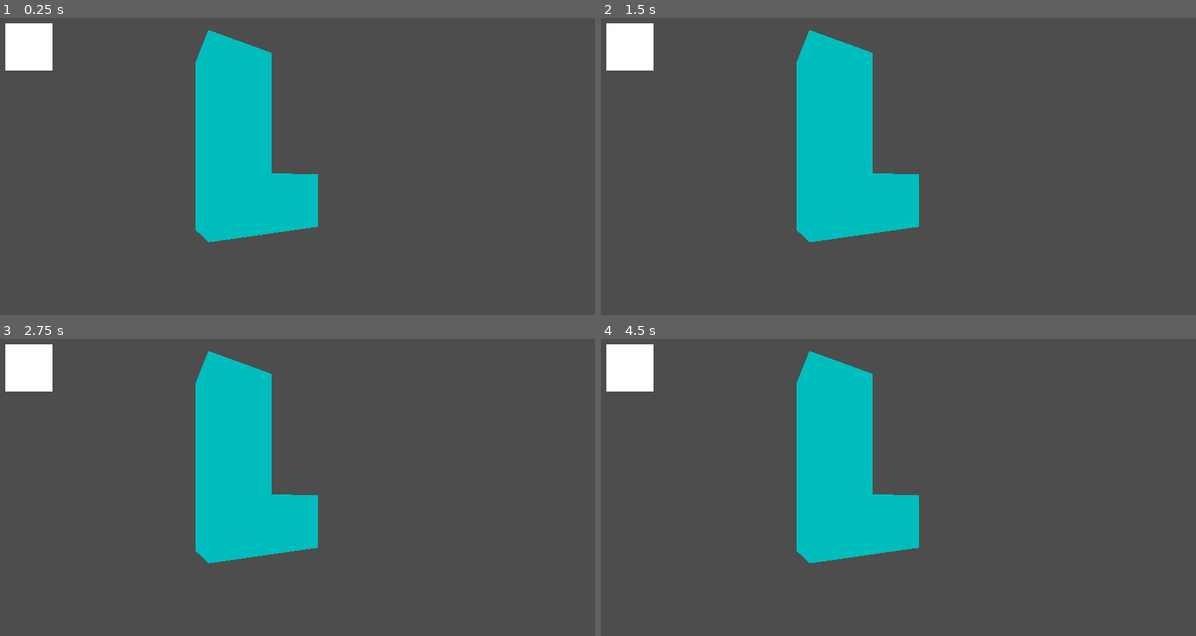
Above: before the commit, frames 1-4 (two rows, left to right).
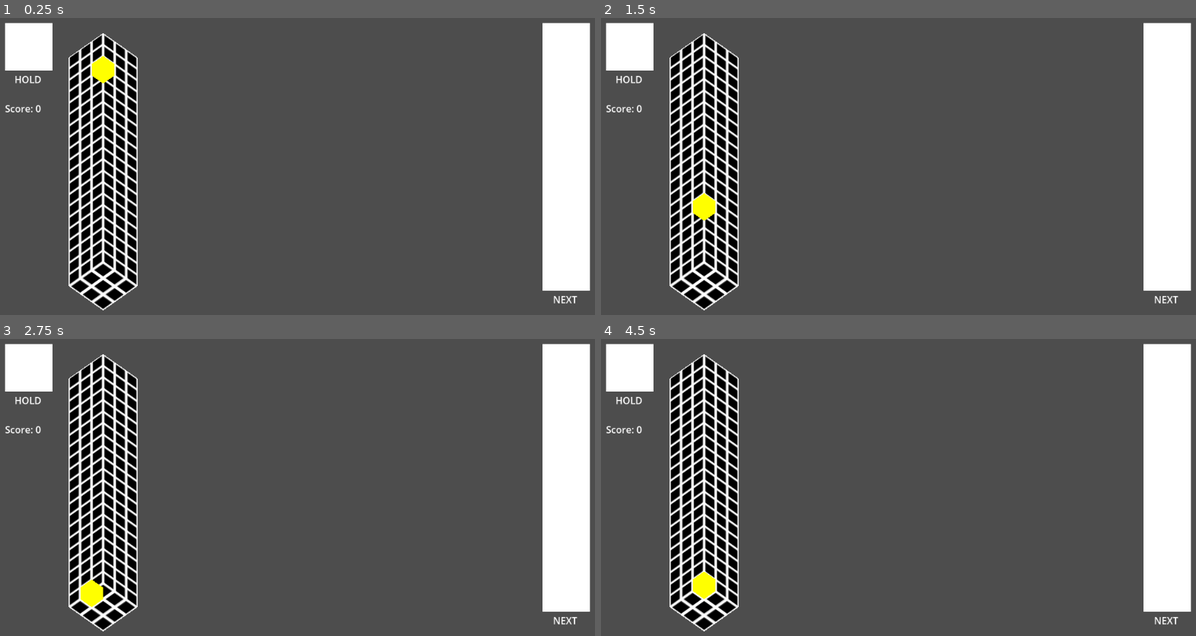
Above: after the commit, the same moments.

Repository: fyxtheinferno/4dtetris
Game: Godot game, scene res://world.tscn
Two runs of this game, one before a commit and one after it. Both use one fixed random seed, a clock stepped at 60 frames per second and the inputs below.
Inputs:
- Up to frame 1 (0.25 s): no input
- Up to frame 2 (1.5 s): tap Down (move_x+) at 0.6 s; tap Up (move_x-) at 0.8, 1.35 s
- Up to frame 3 (2.75 s): tap Left (move_z+, bound only after the commit) at 1.55, 2.1 s; tap Right (move_z+, bound only before the commit) at 2.3 s
- Up to frame 4 (4.5 s): tap Enter at 2.75, 4.25 s; tap Right (move_z+, bound only before the commit) at 2.85 s; tap Down (move_x+) at 3.05, 3.6 s; tap Space at 3.5 s; tap Up (move_x-) at 3.8, 4.35 s

The runs differ from the first frame. In frame 1, 27% of the frame differs, in the area x 0-100%, y 1-99%; in frame 2, 27%; in frame 3, 27%; in frame 4, 27%.

Commit message:
movement, viewport, input handling

Diff:
--- a/main_menu.tscn
+++ b/main_menu.tscn
@@ -7,3 +7,10 @@
 anchor_bottom = 1.0
 grow_horizontal = 2
 grow_vertical = 2
+
+[node name="Label" type="Label" parent="." unique_id=1442228794]
+layout_mode = 0
+offset_right = 40.0
+offset_bottom = 23.0
+text = "4D Tetris
+"
--- /dev/null
+++ b/pc_spawner.gd
@@ -0,0 +1,11 @@
+extends Node3D
+
+@export var l_piece: PackedScene
+
+# Called when the node enters the scene tree for the first time.
+func _ready():
+	spawn_block()
+
+func spawn_block():
+	var piece = l_piece.instantiate()
+	add_child(piece)
--- a/play_field.tscn
+++ b/play_field.tscn
@@ -14,6 +14,7 @@
 size = Vector2(3, 20)
 
 [sub_resource type="StandardMaterial3D" id="StandardMaterial3D_fsndi"]
+shading_mode = 0
 albedo_texture = ExtResource("2_xwxci")
 
 [sub_resource type="PlaneMesh" id="PlaneMesh_jng5r"]
@@ -66,7 +67,6 @@
 
 [node name="Left2" type="CollisionShape3D" parent="Collider" unique_id=1948845881]
 transform = Transform3D(-4.371139e-08, 0, 1, 0, 1, 0, -1, 0, -4.371139e-08, 2, 10, 2)
-visible = false
 shape = SubResource("BoxShape3D_xwxci")
 
 [node name="Right" type="CollisionShape3D" parent="Collider" unique_id=1945232103]
@@ -75,7 +75,6 @@
 
 [node name="Right2" type="CollisionShape3D" parent="Collider" unique_id=1210129979]
 transform = Transform3D(1, 0, 0, 0, 1, 0, 0, 0, 1, 0, 10, 4)
-visible = false
 shape = SubResource("BoxShape3D_xwxci")
 
 [node name="Bottom" type="CollisionShape3D" parent="Collider" unique_id=1589405683]
@@ -88,14 +87,3 @@
 transform = Transform3D(1, 0, 0, 0, 1, 0, 0, 0, 1, 0, 20.095215, 0)
 shape = SubResource("BoxShape3D_fsndi")
 debug_color = Color(0.9816057, 0, 0.3736926, 0.41960785)
-
-[node name="SubViewport" type="SubViewport" parent="." unique_id=1897895925]
-size = Vector2i(130, 500)
-
-[node name="CameraPivot" type="Marker3D" parent="SubViewport" unique_id=1278793712]
-transform = Transform3D(0.70710665, -0.49999994, 0.49999994, 0, 0.7071067, 0.7071067, -0.70710665, -0.49999994, 0.49999994, 0, 0, 0)
-
-[node name="Camera3D" type="Camera3D" parent="SubViewport/CameraPivot" unique_id=1378598456]
-transform = Transform3D(1, 0, 0, 0, 1, 0, 0, 0, 1, 0, 0, 8.462594)
-projection = 1
-size = 18.386658
--- a/project.godot
+++ b/project.godot
@@ -35,12 +35,12 @@
 }
 move_z-={
 "deadzone": 0.2,
-"events": [Object(InputEventKey,"resource_local_to_scene":fa …(145 unchanged characters)… lse,"keycode":0,"physical_keycode":4194319,"key_label":0,"unicode":0,"location":0,"echo":false,"script":null)
+"events": [Object(InputEventKey,"resource_local_to_scene":fa …(145 unchanged characters)… lse,"keycode":0,"physical_keycode":4194321,"key_label":0,"unicode":0,"location":0,"echo":false,"script":null)
 ]
 }
 move_z+={
 "deadzone": 0.2,
-"events": [Object(InputEventKey,"resource_local_to_scene":fa …(145 unchanged characters)… lse,"keycode":0,"physical_keycode":4194321,"key_label":0,"unicode":0,"location":0,"echo":false,"script":null)
+"events": [Object(InputEventKey,"resource_local_to_scene":fa …(145 unchanged characters)… lse,"keycode":0,"physical_keycode":4194319,"key_label":0,"unicode":0,"location":0,"echo":false,"script":null)
 ]
 }
 move_w-={
--- /dev/null
+++ b/test_piece.gd
@@ -0,0 +1,17 @@
+extends CharacterBody3D
+
+signal locked
+
+func _physics_process(delta):
+	if Input.is_action_just_pressed("move_x-"):
+		move_and_collide(Vector3(-1,0,0))
+	if Input.is_action_just_pressed("move_x+"):
+		move_and_collide(Vector3(1,0,0))
+	if Input.is_action_just_pressed("move_z-"):
+		move_and_collide(Vector3(0,0,-1))
+	if Input.is_action_just_pressed("move_z+"):
+		move_and_collide(Vector3(0,0,1))
+
+func _on_timer_timeout():
+	var collision = move_and_collide(Vector3(0,-1,0))
+	if collision != null: locked.emit()
--- /dev/null
+++ b/test_piece.tscn
@@ -0,0 +1,27 @@
+[gd_scene format=3 uid="uid://bsd2n6go7or50"]
+
+[ext_resource type="Script" uid="uid://ddxca7mf2owaw" path="res://test_piece.gd" id="1_isp2q"]
+
+[sub_resource type="StandardMaterial3D" id="StandardMaterial3D_isp2q"]
+shading_mode = 0
+albedo_color = Color(1, 1, 0, 1)
+
+[sub_resource type="BoxMesh" id="BoxMesh_8iuag"]
+material = SubResource("StandardMaterial3D_isp2q")
+
+[sub_resource type="BoxShape3D" id="BoxShape3D_isp2q"]
+
+[node name="TestPiece" type="CharacterBody3D" unique_id=1254845647]
+script = ExtResource("1_isp2q")
+
+[node name="MeshInstance3D" type="MeshInstance3D" parent="." unique_id=683577875]
+mesh = SubResource("BoxMesh_8iuag")
+
+[node name="Timer" type="Timer" parent="." unique_id=1093109572]
+wait_time = 0.1
+autostart = true
+
+[node name="CollisionShape3D" type="CollisionShape3D" parent="." unique_id=829755120]
+shape = SubResource("BoxShape3D_isp2q")
+
+[connection signal="timeout" from="Timer" to="." method="_on_timer_timeout"]
--- a/world.tscn
+++ b/world.tscn
@@ -1,32 +1,12 @@
 [gd_scene format=3 uid="uid://crtucv7srw4mi"]
 
-[ext_resource type="PackedScene" uid="uid://bh1yfekom2mjp" path="res://block.tscn" id="2_tlwt5"]
-[ext_resource type="Script" uid="uid://bjh47nt0rdwui" path="res://piece.gd" id="3_tlwt5"]
+[ext_resource type="Script" uid="uid://dqlf0tyel1hyk" path="res://pc_spawner.gd" id="1_fj7yv"]
+[ext_resource type="PackedScene" uid="uid://bsd2n6go7or50" path="res://test_piece.tscn" id="2_tlwt5"]
+[ext_resource type="PackedScene" uid="uid://du4rdd2mp5ylo" path="res://play_field.tscn" id="3_aqk2v"]
 
 [node name="World" type="Node3D" unique_id=1590902304]
 
-[node name="Camera3D" type="Camera3D" parent="." unique_id=262054088]
-transform = Transform3D(-0.82992464, 0, 0.5578755, 0, 1, 0, -0.5578755, 0, -0.82992464, 2.7136939, 0.8457117, -3.3202877)
-
-[node name="Piece" type="Node3D" parent="." unique_id=625205887 node_paths=PackedStringArray("block1", "block2", "block3", "block4")]
-script = ExtResource("3_tlwt5")
-block1 = NodePath("Block")
-block2 = NodePath("Block2")
-block3 = NodePath("Block3")
-block4 = NodePath("Block4")
-
-[node name="Block" parent="Piece" unique_id=1531451718 instance=ExtResource("2_tlwt5")]
-
-[node name="Block2" parent="Piece" unique_id=1307202425 instance=ExtResource("2_tlwt5")]
-offset = Vector3(1, 0, 0)
-
-[node name="Block3" parent="Piece" unique_id=554788175 instance=ExtResource("2_tlwt5")]
-offset = Vector3(1, 1, 0)
-
-[node name="Block4" parent="Piece" unique_id=1322386456 instance=ExtResource("2_tlwt5")]
-offset = Vector3(1, 2, 0)
-
-[node name="HUD" type="Control" parent="." unique_id=617058710]
+[node name="UserInterface" type="Control" parent="." unique_id=617058710]
 layout_mode = 3
 anchors_preset = 15
 anchor_right = 1.0
@@ -34,9 +14,83 @@
 grow_horizontal = 2
 grow_vertical = 2
 
-[node name="ColorRect" type="ColorRect" parent="HUD" unique_id=2029689376]
+[node name="Hold" type="Control" parent="UserInterface" unique_id=729550908]
+anchors_preset = 0
+offset_right = 40.0
+offset_bottom = 40.0
+
+[node name="ColorRect" type="ColorRect" parent="UserInterface/Hold" unique_id=2029689376]
 layout_mode = 1
 offset_left = 20.0
 offset_top = 20.0
 offset_right = 100.0
 offset_bottom = 100.0
+
+[node name="Label" type="Label" parent="UserInterface/Hold" unique_id=431758459]
+layout_mode = 0
+offset_left = 36.0
+offset_top = 103.0
+offset_right = 82.0
+offset_bottom = 152.0
+text = "HOLD
+"
+
+[node name="Next" type="Control" parent="UserInterface" unique_id=854731804]
+anchors_preset = 0
+offset_right = 40.0
+offset_bottom = 40.0
+
+[node name="ColorRect" type="ColorRect" parent="UserInterface/Next" unique_id=1666841013]
+layout_mode = 1
+offset_left = 924.0
+offset_top = 20.0
+offset_right = 1004.0
+offset_bottom = 470.0
+
+[node name="Label" type="Label" parent="UserInterface/Next" unique_id=321565294]
+layout_mode = 0
+offset_left = 942.0
+offset_top = 473.0
+offset_right = 988.0
+offset_bottom = 522.0
+text = "NEXT"
+
+[node name="Score" type="Label" parent="UserInterface" unique_id=1603388555]
+layout_mode = 0
+offset_left = 20.0
+offset_top = 152.0
+offset_right = 81.0
+offset_bottom = 175.0
+text = "Score: 0"
+
+[node name="PcSpawner" type="Node3D" parent="." unique_id=198380515]
+transform = Transform3D(1, 0, 0, 0, 1, 0, 0, 0, 1, -1, 9.5, -1)
+script = ExtResource("1_fj7yv")
+l_piece = ExtResource("2_tlwt5")
+
+[node name="W=0" type="Node3D" parent="." unique_id=691743846]
+
+[node name="PlayField" parent="W=0" unique_id=597231932 instance=ExtResource("3_aqk2v")]
+
+[node name="SubViewportContainer" type="SubViewportContainer" parent="W=0" unique_id=2141809360]
+offset_left = 120.0
+offset_top = 20.0
+offset_right = 250.0
+offset_bottom = 520.0
+
+[node name="SubViewport" type="SubViewport" parent="W=0/SubViewportContainer" unique_id=399584605]
+handle_input_locally = false
+size = Vector2i(130, 500)
+render_target_update_mode = 4
+
+[node name="CameraPivot" type="Marker3D" parent="W=0/SubViewportContainer/SubViewport" unique_id=901080331]
+transform = Transform3D(0.70710665, -0.4999999, 0.49999988, 0, 0.7071067, 0.70710665, -0.70710665, -0.4999999, 0.49999988, 0, 0, 0)
+
+[node name="Camera3D" type="Camera3D" parent="W=0/SubViewportContainer/SubViewport/CameraPivot" unique_id=2131928931]
+transform = Transform3D(1, 0, 0, 0, 1, 0, 0, 0, 1, 0, 0, 8.462594)
+projection = 1
+size = 18.386658
+
+[node name="W=1" type="Node3D" parent="." unique_id=788477629]
+
+[node name="W=2" type="Node3D" parent="." unique_id=1938707813]
Not shown, added: pc_spawner.gd.uid
Not shown, added: test_piece.gd.uid
